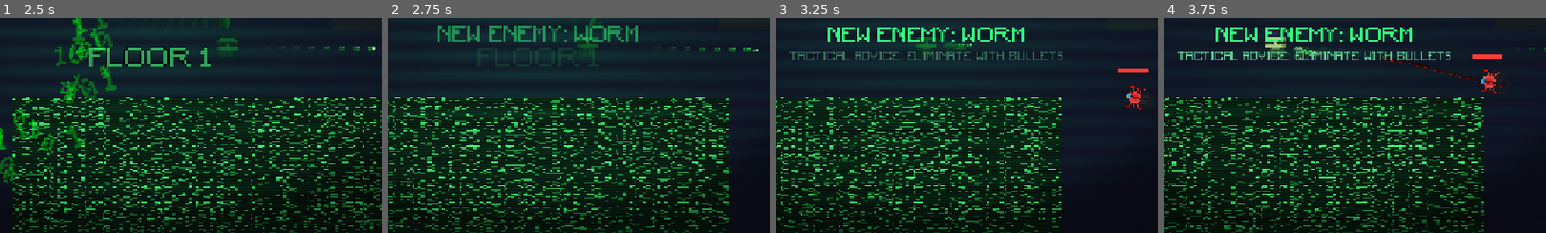
Above: before the commit, frames 1-4 (left to right).
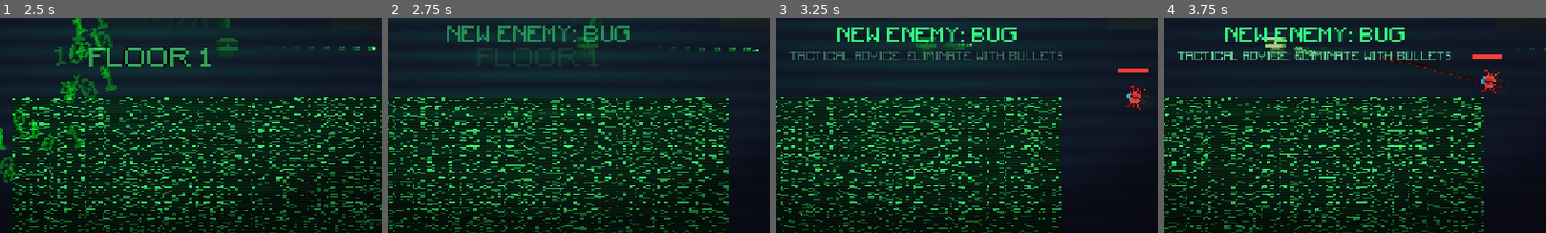
Above: after the commit, the same moments.

Repository: vision-for-change/rules-broken-v2
Game: Godot game, scene res://scenes/levels/Level2.tscn
Same seed, same stepped clock (60 frames per second), same inputs: the game is played once before the commit and once after it. This scene is started directly instead of the project's main scene.
Inputs (mouse positions are % of the whole screen's width and height, from its top left):
- Up to frame 1 (2.5 s): tap Enter (ui_accept) at 0.5, 0.77 s; move the mouse to (72, 45) at 0.52 s; hold Right (move_right) 0.53-1.25 s; tap Space (dash) at 0.6, 2.3 s; click (72, 45) at 0.67 s; drag from (30, 55) to (56, 50) at 1.27 s; move the mouse to (60, 28) at 2.02 s; hold Right (move_right) from 2.03 s (still down); hold Tab (inspect) from 2.03 s (still down)
- Up to frame 2 (2.75 s): keep holding Right (move_right); keep holding Tab (inspect)
- Up to frame 3 (3.25 s): release Right (move_right) at 2.75 s; release Tab (inspect) at 2.75 s; drag from (45, 70) to (79, 51) at 2.77 s
- Up to frame 4 (3.75 s): move the mouse to (80, 65) at 3.52 s; hold Left (move_left) from 3.53 s (still down); tap Q (next_weapon) at 3.6 s
The pictures show only the part of the screen within x 30-80%, y 44-94%; the shares and areas given below are measured in that part.

Frame 1 is identical in both runs. In frame 2, 2.1% of the frame differs, in the area x 13-66%, y 3-12%; in frame 3, 1.8%; in frame 4, 1.8%.

Commit message:
trojan horse fix

Diff:
--- a/scenes/enemy/TrojanHorse.gd
+++ b/scenes/enemy/TrojanHorse.gd
@@ -52,11 +52,22 @@
 	ScreenFX.flash_screen(Color(0.2, 1.0, 0.5, 0.3), 0.15)
 	_spawn_shards()
 
-	# Spawn the "Hidden" Bug
-	var bug = BUG_SCENE.instantiate()
-	get_parent().add_child(bug)
-	bug.global_position = global_position
-	bug.set("entity_id", "bug_from_trojan_" + str(Time.get_ticks_msec()))
+	# Check for faster bullets hack
+	var is_faster_bullets_on = false
+	if _player_ref and _player_ref.has_method("get_hacked_client_modes"):
+		var modes = _player_ref.get_hacked_client_modes()
+		is_faster_bullets_on = modes.get("faster_bullets", false)
+
+	# If faster bullets hack is NOT on, spawn multiple bugs
+	if not is_faster_bullets_on:
+		var bug_count = randi_range(3, 5)
+		for i in range(bug_count):
+			var bug = BUG_SCENE.instantiate()
+			bug.set("entity_id", "bug_from_trojan_" + str(Time.get_ticks_msec()) + "_" + str(i))
+			get_parent().add_child(bug)
+			# Randomize position slightly
+			var offset = Vector2(randf_range(-20, 20), randf_range(-20, 20))
+			bug.global_position = global_position + offset
 
 	# Hide the horse
 	visible = false
--- a/scenes/enemy/TrojanHorse.tscn
+++ b/scenes/enemy/TrojanHorse.tscn
@@ -1,20 +1,18 @@
 [gd_scene format=3 uid="uid://trojan001"]
 
-[ext_resource type="Script" path="res://scenes/enemy/TrojanHorse.gd" id="1"]
+[ext_resource type="Script" uid="uid://hx4b2260k525" path="res://scenes/enemy/TrojanHorse.gd" id="1"]
 [ext_resource type="Texture2D" uid="uid://dtftca6p5bcuf" path="res://assets/trojan_horse.webp" id="2"]
 
 [sub_resource type="RectangleShape2D" id="1"]
 size = Vector2(32, 32)
 
-[node name="TrojanHorse" type="CharacterBody2D"]
+[node name="TrojanHorse" type="CharacterBody2D" unique_id=959206726]
 collision_layer = 2
 script = ExtResource("1")
 
-[node name="CollisionShape2D" type="CollisionShape2D" parent="."]
+[node name="CollisionShape2D" type="CollisionShape2D" parent="." unique_id=228191555]
 shape = SubResource("1")
 
-[node name="Sprite2D" type="Sprite2D" parent="."]
-modulate = Color(0.8, 0.4, 1, 1)
+[node name="Sprite2D" type="Sprite2D" parent="." unique_id=1907577236]
 scale = Vector2(2, 2)
 texture = ExtResource("2")
-hframes = 2
--- a/scenes/levels/Level2.gd
+++ b/scenes/levels/Level2.gd
@@ -781,20 +781,20 @@
 
 	match _floor_index:
 		1:
-			intro_text = "NEW ENEMY: WORM"
+			intro_text = "NEW ENEMY: BUG"
 			intro_subtext = "TACTICAL ADVICE: ELIMINATE WITH BULLETS"
 		2:
 			intro_text = "NEW ENEMY: SNAKE"
-			intro_subtext = "TACTICAL ADVICE: USE SPEED // STRIKE THE TAIL"
+			intro_subtext = "TACTICAL ADVICE: USE SUPER SPEED AND DASH"
 		3:
 			intro_text = "NEW ENEMY: TROJAN HORSE"
-			intro_subtext = "TACTICAL ADVICE: FIND OUT YOURSELF"
+			intro_subtext = "TACTICAL ADVICE: USE FASTER BULLETS"
 		4:
 			intro_text = "INTENSITY INCREASED"
 			intro_subtext = "SYSTEM STABILITY: COMPROMISED"
 		5:
 			intro_text = "FINAL BOSS: ROGUE AI"
-			intro_subtext = "THREAT LEVEL: OMEGA // SYSTEM CRITICAL"
+			intro_subtext = "STAY ALIVE"
 		_:
 			return
 
--- a/scenes/levels/LevelBoss.gd
+++ b/scenes/levels/LevelBoss.gd
@@ -4,7 +4,7 @@
 const BOSS_INTERACTABLE_SCRIPT := preload("res://scenes/levels/BossInteractable.gd")
 const OVERRIDE_KEYS_PER_PHASE := 2
 const SHIELD_DOWN_TIME := 9.0
-const BOSS_LOADOUT_BASE: Array[String] = ["pistol", "ump", "ak47", "lightsaber"]
+const BOSS_LOADOUT_BwASE: Array[String] = ["pistol", "ump", "ak47", "lightsaber"]
 const INTRO_REVEAL_ZOOM := Vector2(0.6, 0.6)
 const INTRO_REVEAL_DURATION := 1.0
 const INTRO_RETURN_DURATION := 0.8
--- a/scenes/levels/TutorialLevel.gd
+++ b/scenes/levels/TutorialLevel.gd
@@ -168,7 +168,7 @@
 				player.call("set_hacked_client_modes", true, false, false, false, false, false)
 
 		Stage.HACK_MENU:
-			_set_instruction("Use tabs for hack, try one of the hack and see how it is used.")
+			_set_instruction("Use the numbers to start hacks in the hacked client to break the matrix, They help for defeating harder enemies")
 			EventBus.log("HACKING INTERFACE ONLINE", "exploit")
 			# Reset hacks so they have to try one
 			var players = get_tree().get_nodes_in_group("player")
@@ -178,7 +178,7 @@
 			_check_for_hack_activation()
 
 		Stage.DONE:
-			_set_instruction("CERTIFICATION COMPLETE.")
+			_set_instruction("You are ready to go!")
 			_show_advanced_completion_ui()
 
 func _check_for_hack_activation() -> void:
--- a/tutorial.tscn
+++ b/tutorial.tscn
@@ -1,22 +1,23 @@
-[gd_scene load_steps=5 format=3 uid="uid://cwy2l3xoqxs2t"]
+[gd_scene format=3 uid="uid://cwy2l3xoqxs2t"]
 
-[ext_resource type="Script" path="res://scenes/levels/TutorialLevel.gd" id="1_script"]
+[ext_resource type="Script" uid="uid://cmdq0wupyhvlw" path="res://scenes/levels/TutorialLevel.gd" id="1_script"]
 [ext_resource type="PackedScene" uid="uid://hud002" path="res://scenes/ui/HUD.tscn" id="2_ehuit"]
 [ext_resource type="PackedScene" uid="uid://player001" path="res://scenes/player/Player.tscn" id="3_5mrt3"]
 
-[node name="tutorial" type="Node2D"]
+[node name="tutorial" type="Node2D" unique_id=414355170]
+texture_filter = 1
 script = ExtResource("1_script")
 
-[node name="Background" type="ColorRect" parent="."]
+[node name="Background" type="ColorRect" parent="." unique_id=1721786081]
 offset_left = -1000.0
 offset_top = -1000.0
 offset_right = 2000.0
 offset_bottom = 2000.0
 color = Color(0.04, 0.05, 0.08, 1)
 
-[node name="HUD" parent="." instance=ExtResource("2_ehuit")]
+[node name="HUD" parent="." unique_id=646125669 instance=ExtResource("2_ehuit")]
 
-[node name="Player" parent="." instance=ExtResource("3_5mrt3")]
+[node name="Player" parent="." unique_id=1638574784 instance=ExtResource("3_5mrt3")]
 position = Vector2(100, 100)
 
-[node name="Walls" type="Node2D" parent="."]
+[node name="Walls" type="Node2D" parent="." unique_id=1661736344]
Not shown, added: Sounds/dragon-studio-gun-reload-2-504027.mp3.import
Not shown, changed: assets/morpheus.webp.import
Not shown, added: Sounds/dragon-studio-gun-reload-2-504027.mp3
